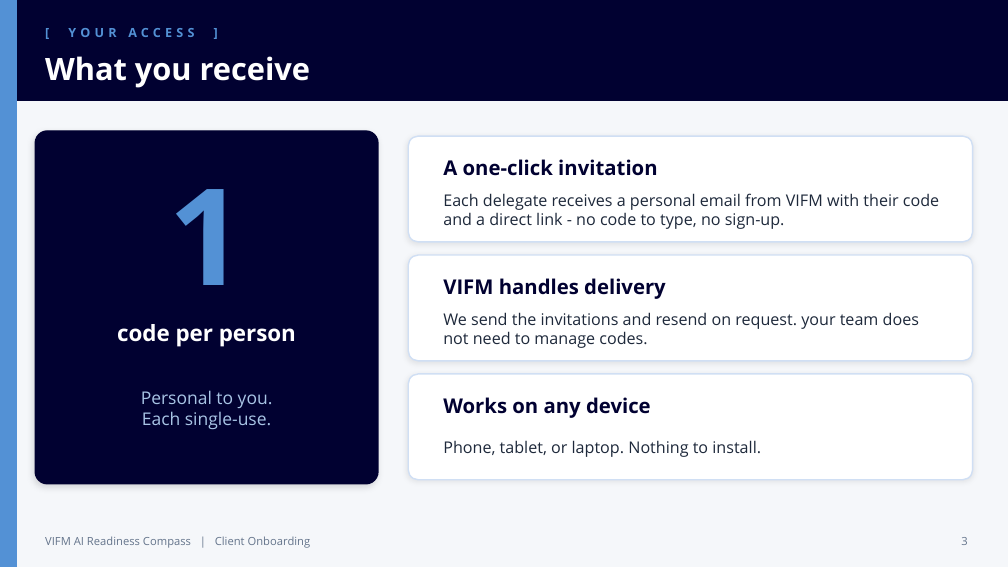
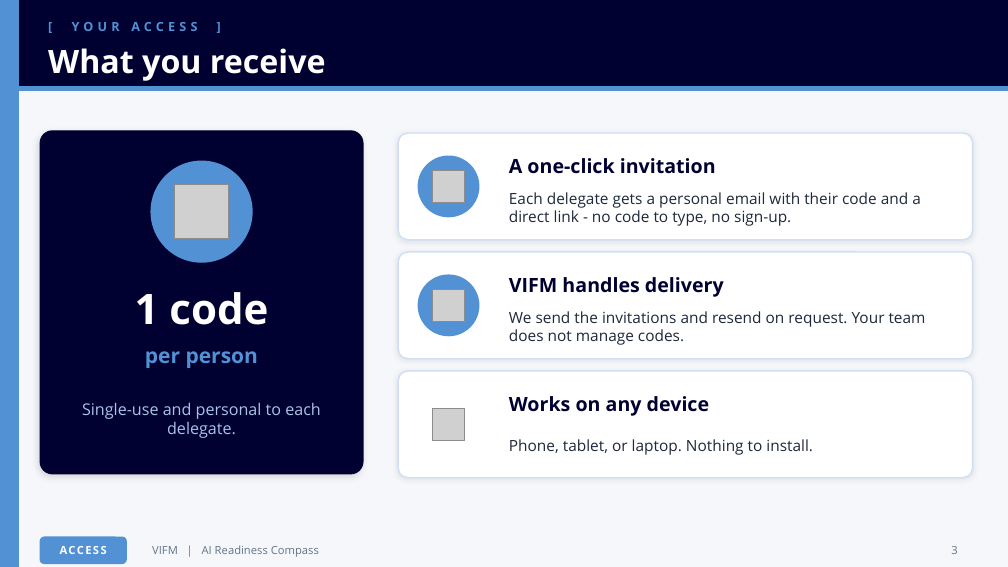
Before and after one commit to AimanSadeq/vifm-assessment-center, a slide deck: slide 3 of VIFM-ARC-Client-Onboarding.pptx. Drawn at 1008x567 pixels with LibreOffice and Linux fonts; fonts in the diff are those of the drawing; grey boxes stand for pictures. Boxes give left, top, right and bottom in pixels: in the first picture for what was removed or moved away, otherwise in the second. Text is boxed around its words. In the diff, an @@ line names an element or a change of style, - is before the commit and + after.

```diff
--- a/VIFM-ARC-Client-Onboarding.pptx
+++ b/VIFM-ARC-Client-Onboarding.pptx
@@ rectangle: place and size @@
-rectangle at (0,0,1008,101)
+rectangle at (0,0,1008,87)
@@ text "[ YOUR ACCESS ]": place and size @@
-text "[ YOUR ACCESS ]" at (68,28,194,37)
+text "[ YOUR ACCESS ]" at (72,22,197,31)
@@ text "What you receive" at (48,48,326,81): size 22 to 23 pt @@
@@ rectangle added at (0,87,1008,91), fill #5391D5, outline #5391D5 1 pt @@
@@ rounded rectangle: place and size @@
-rounded rectangle at (35,131,378,484)
+rounded rectangle at (40,131,363,474)
@@ rounded rectangle: place and size @@
-rounded rectangle at (408,255,973,361)
+rounded rectangle at (398,133,973,240)
@@ text "A one-click invitation": place and size @@
-text "A one-click invitation" at (443,159,657,176)
+text "A one-click invitation" at (509,158,716,174)
@@ ellipse added at (151,161,252,262), fill #5391D5, outline #5391D5 1 pt @@
@@ ellipse added at (418,156,479,217), fill #5391D5, outline #5391D5 1 pt @@
@@ picture added at (432,170,465,203) @@
@@ picture added at (174,184,229,239) @@
@@ text at (509,192,921,226): text changed; size 11.5 to 11 pt @@
-Each delegate receives a personal email from VIFM with their code and a direct link - no code to type, no sign-up.
+Each delegate gets a personal email with their code and a direct link - no code to type, no sign-up.
@@ proportions changed in 4 elements at (398,133,973,240), (398,371,973,478), (40,131,363,474), (398,252,973,359) @@
@@ rounded rectangle: place and size @@
-rounded rectangle at (408,136,973,242)
+rounded rectangle at (398,252,973,359)
@@ text "VIFM handles delivery": place and size @@
-text "VIFM handles delivery" at (443,278,666,299)
+text "VIFM handles delivery" at (509,277,724,297)
@@ text at (135,292,268,325): text changed; size 96 to 30 pt; text colour #5391D5 to #FFFFFF @@
-1
+1 code
@@ ellipse added at (418,275,479,336), fill #5391D5, outline #5391D5 1 pt @@
@@ picture added at (432,289,465,322) @@
@@ text at (509,311,926,345): text changed; size 11.5 to 11 pt @@
-We send the invitations and resend on request. your team does not need to manage codes.
+We send the invitations and resend on request. Your team does not manage codes.
@@ text at (145,351,258,368): text changed; size 16 to 15 pt; text colour #FFFFFF to #5391D5 @@
-code per person
+per person
@@ rounded rectangle: place and size @@
-rounded rectangle at (408,374,973,480)
+rounded rectangle at (398,371,973,478)
@@ size 14.5 to 14 pt in 3 elements at (509,158,716,174), (509,277,724,297), (509,396,709,416) @@
@@ text "Works on any device": place and size @@
-text "Works on any device" at (443,397,651,418)
+text "Works on any device" at (509,396,709,416)
@@ text at (82,402,321,438): text changed; size 12.5 to 11.5 pt @@
-Personal to you.
-Each single-use.
+Single-use and personal to each delegate.
@@ ellipse added at (418,394,479,455), fill #FFFFFF, outline #FFFFFF 1 pt @@
@@ picture added at (432,408,465,440) @@
@@ text "Phone, tablet, or laptop. Nothing ...": place and size @@
-text "Phone, tablet, or laptop. Nothing ..." at (443,440,761,457)
+text "Phone, tablet, or laptop. Nothing ..." at (509,439,813,455)
@@ text "Phone, tablet, or laptop. Nothing ..." at (509,439,813,455): size 11.5 to 11 pt @@
@@ rounded rectangle added at (40,537,126,563), fill #5391D5, outline #5391D5 1 pt @@
@@ text "3": place and size @@
-text "3" at (961,537,967,545)
+text "3" at (951,546,957,554)
@@ text added at (60,546,107,554), 8 pt, text #FFFFFF, bold @@
+ACCESS
@@ text at (152,545,319,557): text changed @@
-VIFM AI Readiness Compass | Client Onboarding
+VIFM | AI Readiness Compass
```
Also in this commit, not shown: 13 other slides changed, 24 other files.
